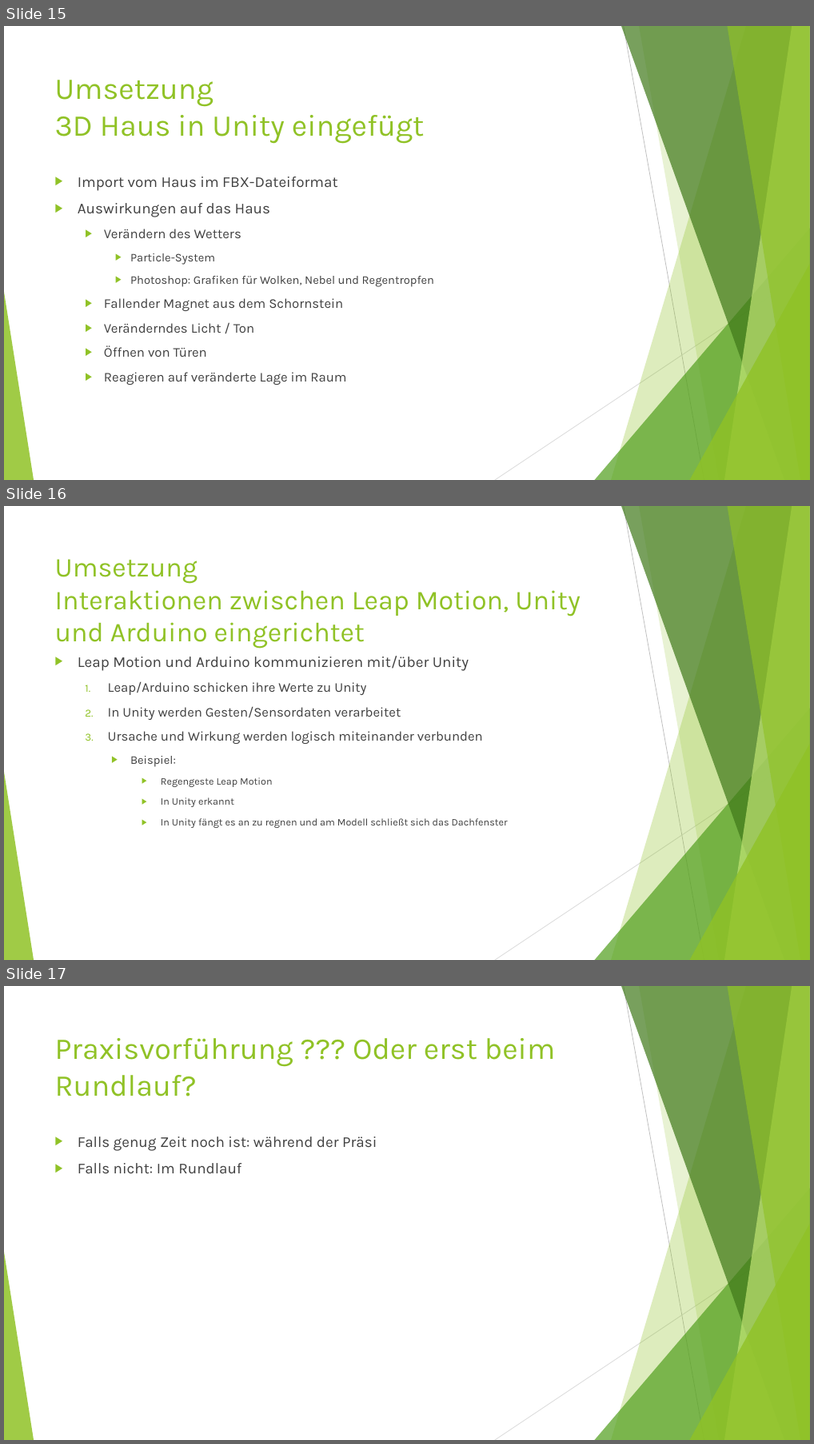
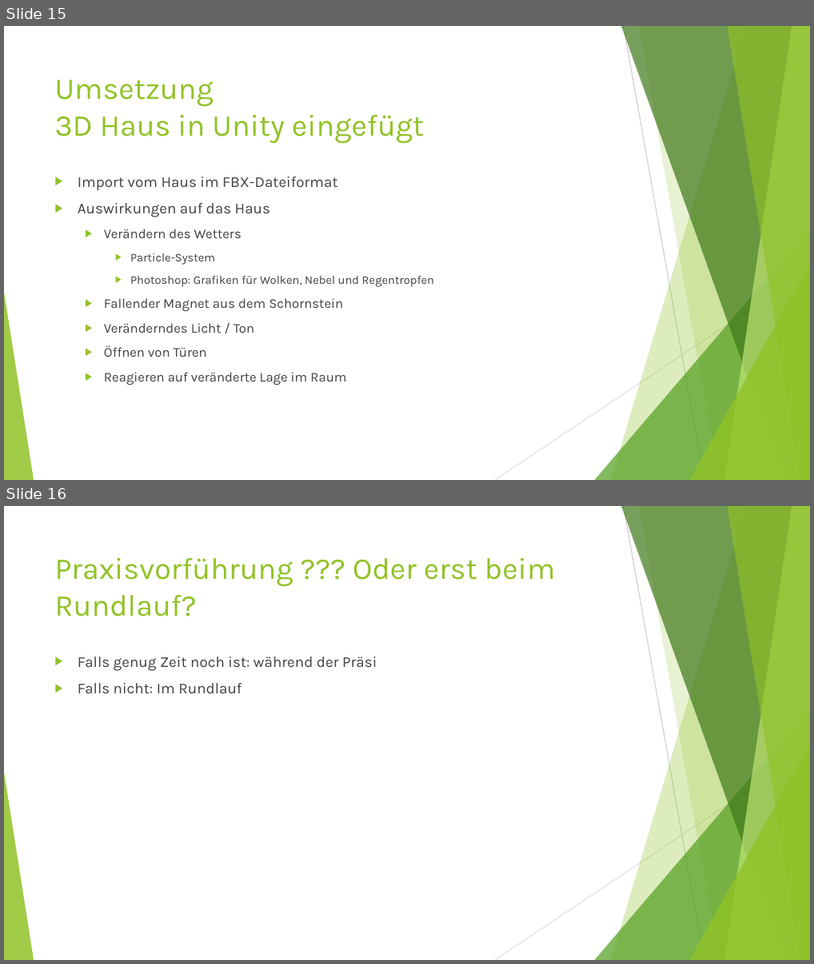
Before and after one commit to NotoriousRonin/EMM-Project, a slide deck: Praesi.pptx. Shown one above the other, each under a label of ours: slides 15, 16 and 17 before the commit, slides 15 and 16 after it. The pictures are 814x1444 and 814x964 pixels, drawn with LibreOffice and Linux fonts; fonts in the diff are those of the drawing. Boxes give left, top, right and bottom in pixels: in the first picture for what was removed or moved away, otherwise in the second. Text is boxed around its words. In the diff, an @@ line names an element or a change of style, - is before the commit and + after.

```diff
--- a/Praesi.pptx
+++ b/Praesi.pptx
@@ slide 16 removed at (x1=4, y1=506, x2=810, y2=960), background #FFFFFF; not listed: 10 template elements that a slide beside it also shows @@
@@ title removed at (x1=55, y1=559, x2=580, y2=648) @@
-Umsetzung
-Interaktionen zwischen Leap Motion, Unity und Arduino eingerichtet
@@ text removed at (x1=78, y1=656, x2=508, y2=828) @@
-▶ Leap Motion und Arduino kommunizieren mit/über Unity
-  1. Leap/Arduino schicken ihre Werte zu Unity
-  2. In Unity werden Gesten/Sensordaten verarbeitet
-  3. Ursache und Wirkung werden logisch miteinander verbunden
-    ▶ Beispiel:
-      ▶ Regengeste Leap Motion
-      ▶ In Unity erkannt
-      ▶ In Unity fängt es an zu regnen und am Modell schließt sich das Dachfenster
@@ what was slide 17 is now slide 16 @@
```
Also in this commit, not shown: 1 slide changed, 1 slide added, 1 other slide removed.
